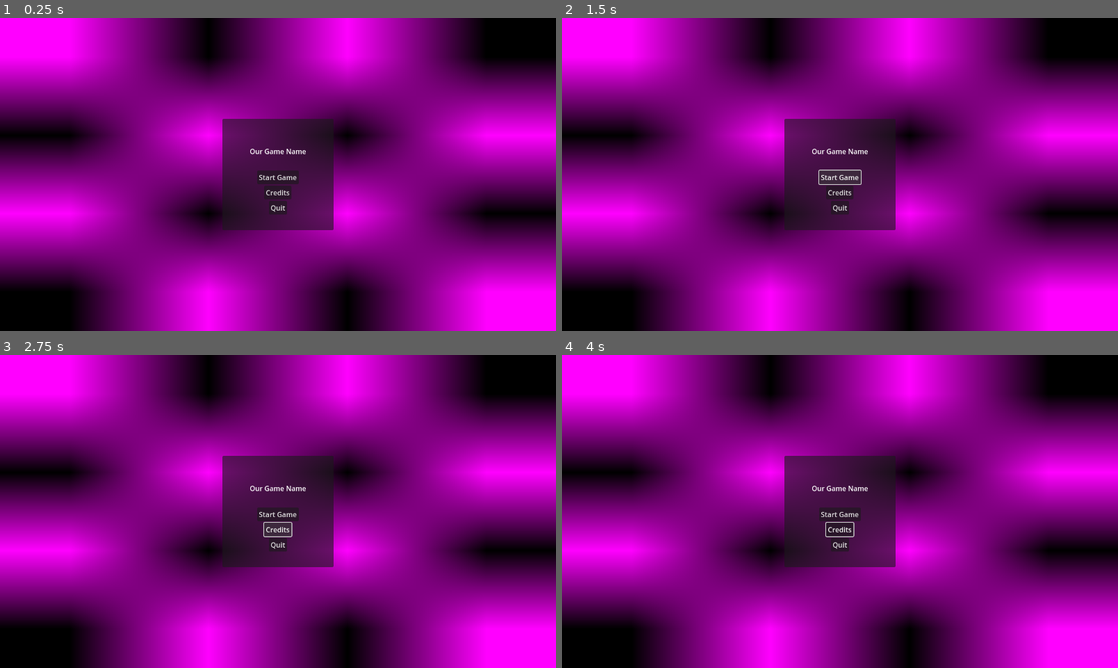
Above: before the commit, frames 1-4 (two rows, left to right).
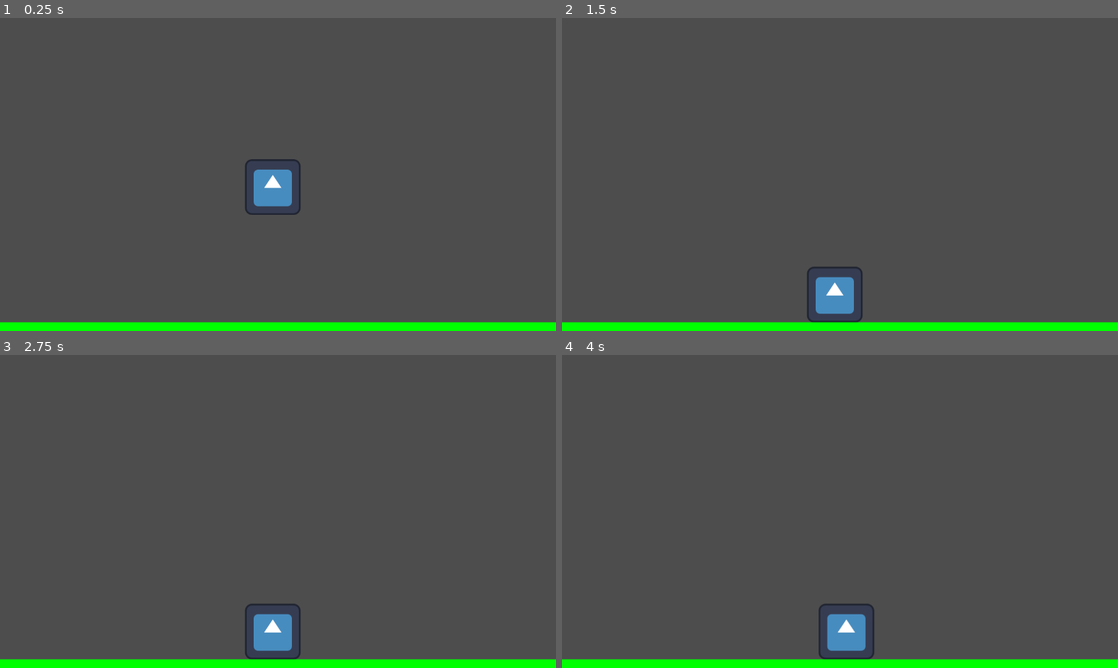
Above: after the commit, the same moments.

Repository: nebunez/career-pathology
Game: Godot game, scene res://prototype_pc.tscn
The game is run twice, just before and just after one commit, with the same random seed, the same clock (stepped at 60 frames per second) and the same inputs. Before the commit the project starts from res://menu.tscn. The engine's default icon, where the game draws it, is replaced by a stand-in: a white triangle on a blue panel in a dark square.
Inputs (mouse positions are in pixels of both pictures, inside the frame that each line leads up to):
- Up to frame 1 (0.25 s): no input
- Up to frame 2 (1.5 s): click (840, 177) at 0.5 s, where only the run before the commit has a clickable "Start Game"; click (840, 177) at 1.25 s, where only the run before the commit has a clickable "Start Game"
- Up to frame 3 (2.75 s): click (278, 530) at 2 s, where only the run before the commit has a clickable "Credits"
- Up to frame 4 (4 s): move the mouse to (962, 495) at 2.77 s; press the mouse at (962, 495) at 2.78 s; hold D (move_right, bound only after the commit) 2.78-3.53 s; move the mouse to (728, 527) at 3.52 s; release the mouse at (728, 527) at 3.53 s; hold A (move_left, bound only after the commit) from 3.53 s (still down); click (728, 527) at 3.6 s

The runs differ from the first frame. In frame 1, 100% of the frame differs, in the area x 0-100%, y 0-100%; in frame 2, 100%; in frame 3, 100%; in frame 4, 100%.

Commit message:
Added player controls

Diff:
--- /dev/null
+++ b/fs-hof-2025---team-7/player_character.gd
@@ -0,0 +1,172 @@
+class_name PlayerCharacter
+extends RigidBody2D
+
+# Inpiration from:
+# https://github.com/godotengine/godot-demo-projects/blob/3.5-9e68af3/2d/physics_platformer/player/player.gd
+
+@export var WALK_ACCEL: float        = 500.0
+@export var WALK_DEACCEL: float      = 500.0
+@export var WALK_MAX_VELOCITY: float = 140.0
+@export var AIR_ACCEL: float         = 100.0
+@export var AIR_DEACCEL: float       = 100.0
+@export var JUMP_VELOCITY: int       = 380
+@export var STOP_JUMP_FORCE: float   = 450.0
+@export var MAX_SHOOT_POSE_TIME: float      = 0.3
+@export var MAX_FLOOR_AIRBORNE_TIME: float = 0.15
+
+var anim: String      = ""
+var siding_left: bool = false
+var jumping: bool       = false
+var stopping_jump: bool = false
+var shooting: bool 	    = false
+
+var floor_h_velocity: float = 0.0
+
+var airborne_time: float = 1e20
+var shoot_time: float    = 1e20
+
+#onready var sound_jump = $SoundJump
+#onready var sound_shoot = $SoundShoot
+#onready var sprite = $Sprite
+#onready var sprite_smoke = sprite.get_node(@"Smoke")
+#onready var animation_player = $AnimationPlayer
+#onready var bullet_shoot = $BulletShoot
+
+func _integrate_forces(state: PhysicsDirectBodyState2D) -> void:
+	var new_velocity: Vector2 = state.get_linear_velocity()
+	var step: float           = state.get_step()
+
+	var new_anim: String      = anim
+	var new_siding_left: bool = siding_left
+
+	# get the input
+	var move_left: bool  = Input.is_action_pressed("move_left")
+	var move_right: bool = Input.is_action_pressed("move_right")
+	var jump: bool  = Input.is_action_pressed("jump")
+	var shoot: bool = Input.is_action_pressed("shoot")
+
+	# Deapply prev floor velocity.
+	new_velocity.x -= floor_h_velocity
+	floor_h_velocity = 0.0
+
+	# get the current floor normal
+	var found_floor: bool = false
+	var floor_index: int  = -1
+	for x in range(state.get_contact_count()):
+		var ci: Vector2 = state.get_contact_local_normal(x)
+
+		if ci.dot(Vector2(0, -1)) > 0.6:
+			found_floor = true
+			floor_index = x
+
+#	if shoot and not shooting:
+#		call_deferred("_shot_bullet")
+#	else:
+#		shoot_time += step
+
+	if found_floor:
+		airborne_time = 0.0
+	else:
+		airborne_time += step
+
+	var on_floor: bool = airborne_time < MAX_FLOOR_AIRBORNE_TIME
+
+	# Process jump.
+	if jumping:
+		if new_velocity.y > 0:
+			# Set off the jumping flag if going down.
+			jumping = false
+		elif not jump:
+			stopping_jump = true
+
+		if stopping_jump:
+			new_velocity.y += STOP_JUMP_FORCE * step
+
+	if on_floor:
+		# Process logic when character is on floor.
+		if move_left and not move_right:
+			if new_velocity.x > -WALK_MAX_VELOCITY:
+				new_velocity.x -= WALK_ACCEL * step
+		elif move_right and not move_left:
+			if new_velocity.x < WALK_MAX_VELOCITY:
+				new_velocity.x += WALK_ACCEL * step
+		else:
+			var xv = abs(new_velocity.x)
+			xv -= WALK_DEACCEL * step
+			if xv < 0:
+				xv = 0
+			new_velocity.x = sign(new_velocity.x) * xv
+
+		# Check jump.
+		if not jumping and jump:
+			new_velocity.y = -JUMP_VELOCITY
+			jumping = true
+			stopping_jump = false
+#			sound_jump.play()
+
+		# Check siding
+		if new_velocity.x < 0 and move_left:
+			new_siding_left = true
+		elif new_velocity.x > 0 and move_right:
+			new_siding_left = false
+		if jumping:
+			new_anim = "jumping"
+		elif abs(new_velocity.x) < 0.1:
+			if shoot_time < MAX_SHOOT_POSE_TIME:
+				new_anim = "idle_weapon"
+			else:
+				new_anim = "idle"
+		else:
+			if shoot_time < MAX_SHOOT_POSE_TIME:
+				new_anim = "run_weapon"
+			else:
+				new_anim = "run"
+	else:
+		# Process logic when the character is in the air.
+		if move_left and not move_right:
+			if new_velocity.x > -WALK_MAX_VELOCITY:
+				new_velocity.x -= AIR_ACCEL * step
+		elif move_right and not move_left:
+			if new_velocity.x < WALK_MAX_VELOCITY:
+				new_velocity.x += AIR_ACCEL * step
+		else:
+			var xv = abs(new_velocity.x)
+			xv -= AIR_DEACCEL * step
+
+			if xv < 0:
+				xv = 0
+			new_velocity.x = sign(new_velocity.x) * xv
+		if new_velocity.y < 0:
+			if shoot_time < MAX_SHOOT_POSE_TIME:
+				new_anim = "jumping_weapon"
+			else:
+				new_anim = "jumping"
+		else:
+			if shoot_time < MAX_SHOOT_POSE_TIME:
+				new_anim = "falling_weapon"
+			else:
+				new_anim = "falling"
+
+	# Update siding.
+	#if new_siding_left != siding_left:
+		#if new_siding_left:
+			#sprite.scale.x = -1
+		#else:
+			#sprite.scale.x = 1
+#
+		#siding_left = new_siding_left
+	# Change animation.
+	if new_anim != anim:
+		anim = new_anim
+#		animation_player.play(anim)
+
+	shooting = shoot
+
+	# Apply floor velocity.
+	if found_floor:
+		floor_h_velocity = state.get_contact_collider_velocity_at_position(floor_index).x
+		new_velocity.x += floor_h_velocity
+
+	# Finally, apply gravity and set back the linear velocity.
+	new_velocity += state.get_total_gravity() * step
+	state.set_linear_velocity(new_velocity)
--- a/fs-hof-2025---team-7/player_character.tscn
+++ b/fs-hof-2025---team-7/player_character.tscn
@@ -1,15 +1,24 @@
-[gd_scene load_steps=3 format=3 uid="uid://d26acnrtv8nu7"]
+[gd_scene load_steps=5 format=3 uid="uid://d26acnrtv8nu7"]
 
 [ext_resource type="Texture2D" uid="uid://qjrh1376vv3f" path="res://icon.svg" id="1_02ohv"]
+[ext_resource type="Script" uid="uid://cl481xfr2k7gu" path="res://player_character.gd" id="1_5up26"]
+
+[sub_resource type="PhysicsMaterial" id="PhysicsMaterial_5up26"]
 
 [sub_resource type="CapsuleShape2D" id="CapsuleShape2D_5up26"]
-radius = 64.0
+radius = 48.0
 height = 128.0
 
 [node name="CharacterBody2D" type="RigidBody2D"]
+physics_material_override = SubResource("PhysicsMaterial_5up26")
+lock_rotation = true
+contact_monitor = true
+max_contacts_reported = 1
+script = ExtResource("1_5up26")
+JUMP_VELOCITY = 500
+
+[node name="Sprite2D" type="Sprite2D" parent="."]
+texture = ExtResource("1_02ohv")
 
 [node name="CollisionShape2D" type="CollisionShape2D" parent="."]
 shape = SubResource("CapsuleShape2D_5up26")
-
-[node name="Sprite2D" type="Sprite2D" parent="."]
-texture = ExtResource("1_02ohv")
--- a/fs-hof-2025---team-7/project.godot
+++ b/fs-hof-2025---team-7/project.godot
@@ -11,7 +11,7 @@
 [application]
 
 config/name="FS HOF 2025 - Team 7"
-run/main_scene="uid://64n7fn525aop"
+run/main_scene="uid://cniwlsibop00s"
 config/features=PackedStringArray("4.4", "GL Compatibility")
 config/icon="res://icon.svg"
 
@@ -20,6 +20,32 @@
 window/size/viewport_width=1280
 window/size/viewport_height=720
 
+[input]
+
+move_left={
+"deadzone": 0.2,
+"events": [Object(InputEventKey,"resource_local_to_scene":false,"resource_name":"","device":-1,"window_id":0,"alt_pressed":false,"shift_pressed":false,"ctrl_pressed":false,"meta_pressed":false,"pressed":false,"keycode":0,"physical_keycode":65,"key_label":0,"unicode":97,"location":0,"echo":false,"script":null)
+, Object(InputEventKey,"resource_local_to_scene":false,"resource_name":"","device":-1,"window_id":0,"alt_pressed":false,"shift_pressed":false,"ctrl_pressed":false,"meta_pressed":false,"pressed":false,"keycode":0,"physical_keycode":4194319,"key_label":0,"unicode":0,"location":0,"echo":false,"script":null)
+]
+}
+move_right={
+"deadzone": 0.2,
+"events": [Object(InputEventKey,"resource_local_to_scene":false,"resource_name":"","device":-1,"window_id":0,"alt_pressed":false,"shift_pressed":false,"ctrl_pressed":false,"meta_pressed":false,"pressed":false,"keycode":0,"physical_keycode":68,"key_label":0,"unicode":100,"location":0,"echo":false,"script":null)
+, Object(InputEventKey,"resource_local_to_scene":false,"resource_name":"","device":-1,"window_id":0,"alt_pressed":false,"shift_pressed":false,"ctrl_pressed":false,"meta_pressed":false,"pressed":false,"keycode":0,"physical_keycode":4194321,"key_label":0,"unicode":0,"location":0,"echo":false,"script":null)
+]
+}
+jump={
+"deadzone": 0.2,
+"events": [Object(InputEventKey,"resource_local_to_scene":false,"resource_name":"","device":-1,"window_id":0,"alt_pressed":false,"shift_pressed":false,"ctrl_pressed":false,"meta_pressed":false,"pressed":false,"keycode":0,"physical_keycode":32,"key_label":0,"unicode":32,"location":0,"echo":false,"script":null)
+, Object(InputEventKey,"resource_local_to_scene":false,"resource_name":"","device":-1,"window_id":0,"alt_pressed":false,"shift_pressed":false,"ctrl_pressed":false,"meta_pressed":false,"pressed":false,"keycode":0,"physical_keycode":4194320,"key_label":0,"unicode":0,"location":0,"echo":false,"script":null)
+]
+}
+shoot={
+"deadzone": 0.2,
+"events": [Object(InputEventMouseButton,"resource_local_to_scene":false,"resource_name":"","device":-1,"window_id":0,"alt_pressed":false,"shift_pressed":false,"ctrl_pressed":false,"meta_pressed":false,"button_mask":0,"position":Vector2(0, 0),"global_position":Vector2(0, 0),"factor":1.0,"button_index":1,"canceled":false,"pressed":false,"double_click":false,"script":null)
+]
+}
+
 [rendering]
 
 renderer/rendering_method="gl_compatibility"
--- a/fs-hof-2025---team-7/prototype_pc.tscn
+++ b/fs-hof-2025---team-7/prototype_pc.tscn
@@ -3,6 +3,7 @@
 [ext_resource type="PackedScene" uid="uid://d26acnrtv8nu7" path="res://player_character.tscn" id="1_xuxd4"]
 
 [sub_resource type="PhysicsMaterial" id="PhysicsMaterial_xuxd4"]
+friction = 0.2
 
 [sub_resource type="Gradient" id="Gradient_3cr1e"]
 offsets = PackedFloat32Array(0)
@@ -19,7 +20,11 @@
 [node name="PrototypePc" type="Node2D"]
 
 [node name="PlayerCharacter" parent="." instance=ExtResource("1_xuxd4")]
-position = Vector2(640, 590)
+position = Vector2(628, 336)
+WALK_MAX_VELOCITY = 500.0
+AIR_ACCEL = 1000.0
+AIR_DEACCEL = 1000.0
+JUMP_VELOCITY = 1000
 
 [node name="Floor" type="StaticBody2D" parent="."]
 position = Vector2(640, 710)
Not shown, added: fs-hof-2025---team-7/player_character.gd.uid
